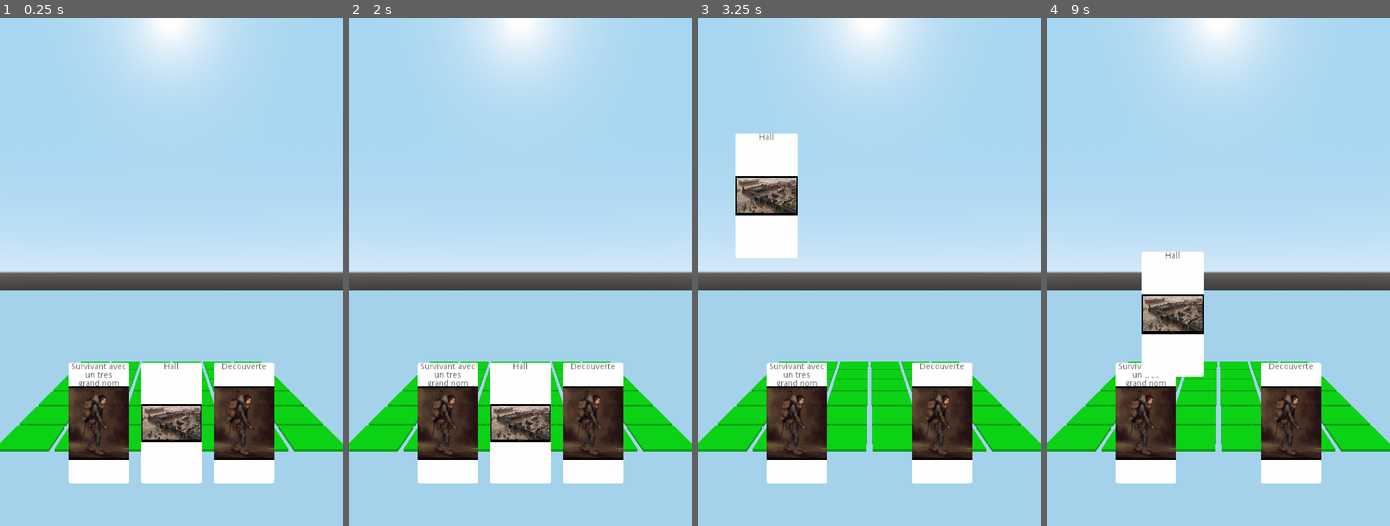
Above: before the commit, frames 1-4 (left to right).
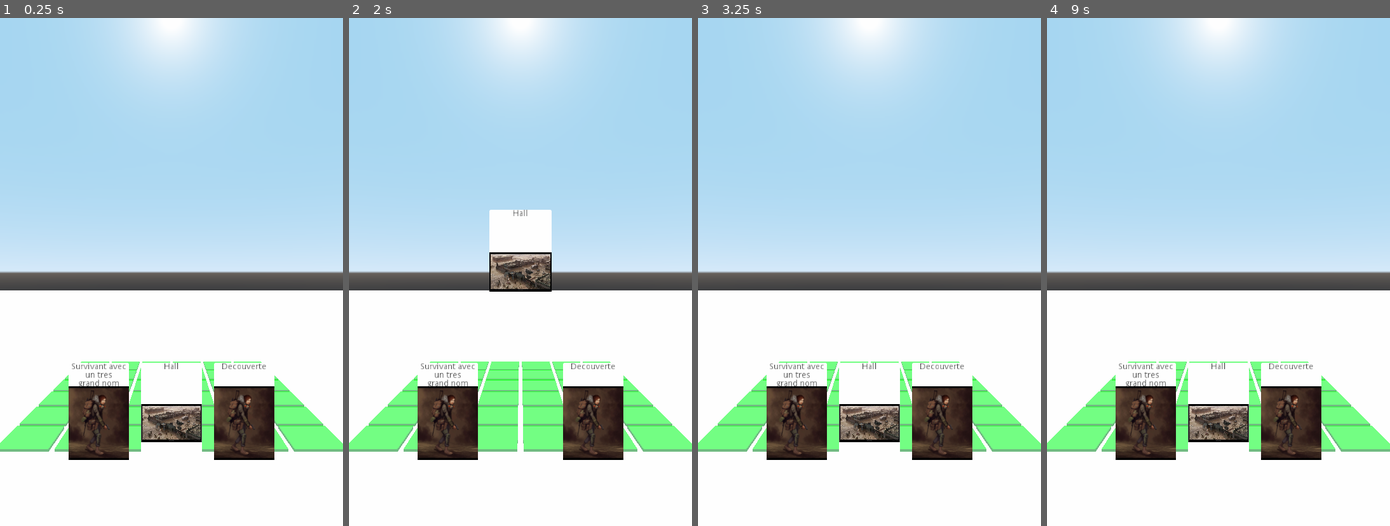
Above: after the commit, the same moments.

Repository: copsfuraxx/ProjetINFO701
Game: Godot game, scene res://Main.tscn
Same seed, same stepped clock (60 frames per second), same inputs: the game is played once before the commit and once after it.
Inputs (mouse positions are in pixels of both pictures, inside the frame that each line leads up to):
- Up to frame 1 (0.25 s): no input
- Up to frame 2 (2 s): tap Enter at 0.5 s; move the mouse to (595, 246) at 0.52 s; press the mouse at (595, 246) at 0.53 s; release the mouse at (595, 246) at 1.25 s; tap Space at 1.25 s; drag from (451, 297) to (503, 373) at 1.27 s
- Up to frame 3 (3.25 s): move the mouse to (903, 160) at 2.02 s; press the mouse at (903, 160) at 2.03 s; release the mouse at (903, 160) at 2.75 s; tap Enter at 2.75 s; drag from (852, 373) to (766, 195) at 2.77 s
- Up to frame 4 (9 s): move the mouse to (1321, 348) at 3.52 s; press the mouse at (1321, 348) at 3.53 s; release the mouse at (1321, 348) at 4.25 s; tap Space at 4.25, 5.75 s; drag from (1115, 195) to (1167, 145) at 4.27 s; tap Enter at 5 s; move the mouse to (1235, 272) at 5.02 s; press the mouse at (1235, 272) at 5.03 s; release the mouse at (1235, 272) at 5.75 s; drag from (1167, 145) to (1149, 297) at 5.77 s; move the mouse to (1293, 246) at 6.52 s; press the mouse at (1293, 246) at 6.53 s; release the mouse at (1293, 246) at 7.25 s; drag from (1149, 297) to (1201, 373) at 7.27 s; move the mouse to (1252, 160) at 8.02 s; press the mouse at (1252, 160) at 8.03 s; release the mouse at (1252, 160) at 8.75 s; drag from (1201, 373) to (1115, 195) at 8.77 s

The runs differ from the first frame. In frame 1, 34% of the frame differs, in the area x 0-100%, y 53-100%; in frame 2, 40%; in frame 3, 42%, in the area x 0-100%, y 22-100%; in frame 4, 38%.
Error before the commit: Invalid get index 'position' (on base: 'InputEventKey'). (res://CameraCarte.gd:32)

Commit message:
refonte propre de l'interaction tactile + début menu build bâtiment

Diff:
--- a/Annuler.tscn
+++ b/Annuler.tscn
@@ -1,7 +1,4 @@
-[gd_scene load_steps=4 format=2]
-
-[sub_resource type="BoxShape" id=3]
-extents = Vector3( 0.325, 0.325, 0.001 )
+[gd_scene load_steps=3 format=2]
 
 [sub_resource type="SpatialMaterial" id=2]
 albedo_color = Color( 1, 0, 0, 1 )
@@ -10,12 +7,7 @@
 material = SubResource( 2 )
 size = Vector2( 0.65, 0.65 )
 
-[node name="KinematicBody" type="KinematicBody" groups=["Button", "Non"]]
-
-[node name="CollisionShape" type="CollisionShape" parent="."]
-shape = SubResource( 3 )
-
-[node name="Annuler" type="MeshInstance" parent="."]
+[node name="MeshInstance" type="MeshInstance"]
 mesh = SubResource( 1 )
 
 [node name="Label3D" type="Label3D" parent="."]
--- a/CameraCamp.gd
+++ b/CameraCamp.gd
@@ -1,48 +1,50 @@
 extends Camera
 
-enum Etat{Sleep, Awake}
+enum Etat{}
 
 var ray
 var mouse_position = null
 var mouse_position_past = null
 var click_position
-var click = false
-var etat = Etat.Sleep
+var etat
+var build
+var draged = true
 
 func _ready():
 # Create the RayCast
 	ray = $RayCast
+	stop()
 
 func _input(event):
-	if(etat == Etat.Sleep):
-		return
-	if Input.is_action_just_pressed("click") :
-		var to = project_ray_normal(event.position) * 10
-		ray.cast_to = to
-		ray.enabled = true
-	if Input.is_action_pressed("click"):
-		if mouse_position != null:
-			mouse_position_past = mouse_position
-		mouse_position = event.position
-		click_position = translation + project_ray_normal(event.position)
-		click = true
-	if Input.is_action_just_released("click"):
-		click = false
-		mouse_position = null
-		mouse_position_past = null
+	if event is InputEventScreenDrag:
+		translate(Vector3(-event.relative.x / 100, event.relative.y / 100, .0))
+		draged = true
+	elif event is InputEventScreenTouch and !event.is_pressed():
+		if draged:
+			draged = false
+		else:
+			ray.cast_to = project_ray_normal(event.position) * 10
+			ray.enabled = true
 
 func _physics_process(_delta):
-	if(etat == Etat.Sleep):
-		return
-	if click and mouse_position_past != null:
-		var x = translation.x - (mouse_position.x - mouse_position_past.x) / 120
-		var z = translation.z - (mouse_position.y - mouse_position_past.y) / 120
-		translation = Vector3(x, translation.y, z)
-	click = false
+	if ray.is_colliding() and ray.get_collider().is_in_group("Case"):
+		var case = ray.get_collider()
+		ray.enabled = false
+		build.translation = case.translation
 
 func wakeup(b):
+	build = b
 	make_current()
-	b.translation.x = .5
-	b.translation.z = .5
-	$"../".add_child(b)
-	etat = Etat.Awake
+	build.translation.x = .5
+	build.translation.z = .5
+	$"../".add_child(build)
+	#etat = Etat.Awake
+	start()
+
+func stop():
+	set_physics_process(false)
+	set_process_input(false)
+
+func start():
+	set_physics_process(true)
+	set_process_input(true)
--- a/CameraCarte.gd
+++ b/CameraCarte.gd
@@ -1,70 +1,69 @@
 extends Camera
 
-enum Etat{ Main, Carte_Selected, Sleep, Awake}
+enum Etat{ Main, Carte_Selected}
 
 var ray
-var triger = false
+var draged = false
 var timer = .0
-var mouse_position
+var mouse_position = Vector2.ZERO
 var card
-var etat
+var etat = Etat.Main
 
 func _ready():
 # Create the RayCast
 	ray = $RayCast
-	etat = Etat.Main
+	ray.enabled = false
 
 func _input(event):
-	if(etat == Etat.Sleep):
-		return
-	if Input.is_action_just_pressed("click") :
-		var to = project_ray_normal(event.position) * 10
-		ray.cast_to = to
-		ray.enabled = true
-	elif etat == Etat.Main and Input.is_action_just_released("click") and triger:
-		triger = false
-		if card.drop() == 1:
-			etat = Etat.Carte_Selected
-			$"../MenuSelect".visible = true
-		else:
-			card = null
-	if Input.is_action_pressed("click"):
+	if event is InputEventScreenTouch:
+		if !draged and !ray.enabled:
+			ray.cast_to = project_ray_normal(event.position) * 10
+			ray.enabled = true
+		elif draged and !event.is_pressed():
+			draged = false
+			if card.drop() == 1:
+				etat = Etat.Carte_Selected
+				$"../MenuSelect".visible = true
+			else:
+				card = null
+	if event is InputEventScreenDrag and draged:
 		mouse_position = translation + project_ray_normal(event.position)
 
 func _physics_process(delta):
-	if(etat == Etat.Sleep):
-		return
 	if etat == Etat.Main:
 		drag(delta)
 	elif etat == Etat.Carte_Selected:
 		if ray.is_colliding():
 			var o = ray.get_collider()
-			if o.is_in_group("Button"):
-				if o.is_in_group("Oui"):
-					$"..".visible = false
-					etat = Etat.Sleep
-					$"../../Camp/Camera".wakeup(load("res://Maison.tscn").instance())
+			if o.is_in_group("Button") and o.is_in_group("Oui"):
+				$"..".visible = false
+				$"../../Camp/Camera".wakeup(load("res://Maison.tscn").instance())
 				reset()
+				stop()
 			elif o.is_in_group("Carte"):
 				card.reset(o != card)
 				card = null
 				etat = Etat.Main
 				$"../MenuSelect".visible = false
 				drag(delta)
+			else:
+				reset()
 		elif ray.enabled:
 			reset()
 
 func drag(delta):
-	if ray.is_colliding() and ray.get_collider().is_in_group("Carte"):
+	if ray.enabled and !ray.is_colliding():
+		ray.enabled = false
+	elif ray.is_colliding() and ray.get_collider().is_in_group("Carte"):
 		card = ray.get_collider()
 		card.drag()
 		ray.enabled = false
-		triger = true
-		timer = 0
-	if triger and timer > 0.1:
+		draged = true
+		timer = .0
+	if draged and timer > 0.1:
 		var p = mouse_position * translation.distance_to(card.translation)
 		card.translation = Vector3(p.x, p.y, card.translation.z)
-	elif triger:
+	elif draged:
 		timer += delta
 
 func reset():
@@ -73,3 +72,12 @@
 	etat = Etat.Main
 	$"../MenuSelect".visible = false
 	ray.enabled = false
+	draged = false
+
+func stop():
+	set_physics_process(false)
+	set_process_input(false)
+
+func start():
+	set_physics_process(true)
+	set_process_input(true)
--- a/ChoixCarte.gd
+++ b/ChoixCarte.gd
@@ -29,4 +29,5 @@
 		var c = scene.instance()
 		c.setCard(carte, x, -1.25)
 		x+= 0.6
-		add_child(c)
+		$"../".call_deferred("add_child", c)
+	$"../".call_deferred("remove_child", self)
--- a/ChoixCarte.tscn
+++ b/ChoixCarte.tscn
@@ -6,7 +6,6 @@
 [ext_resource path="res://ChoixCarte.gd" type="Script" id=4]
 
 [node name="ChoixCarte" type="Spatial"]
-script = ExtResource( 4 )
 
 [node name="Camera" type="Camera" parent="."]
 transform = Transform( 1, 0, 0, 0, 1, 0, 0, 0, 1, 0, 0, 3 )
@@ -23,3 +22,6 @@
 
 [node name="Valider" parent="MenuSelect" instance=ExtResource( 1 )]
 transform = Transform( 0.8, 0, 0, 0, 0.8, 0, 0, 0, 0.8, 0.55, 0.9, 0 )
+
+[node name="Init" type="Spatial" parent="."]
+script = ExtResource( 4 )
--- a/GreenCase.tres
+++ b/GreenCase.tres
@@ -1,7 +1,8 @@
 [gd_resource type="CubeMesh" load_steps=2 format=2]
 
 [sub_resource type="SpatialMaterial" id=1]
-albedo_color = Color( 0, 1, 0, 1 )
+flags_transparent = true
+albedo_color = Color( 0, 1, 0, 0.882353 )
 
 [resource]
 material = SubResource( 1 )
--- a/GreenCase.tscn
+++ b/GreenCase.tscn
@@ -5,7 +5,7 @@
 [sub_resource type="BoxShape" id=1]
 extents = Vector3( 0.45, 0.05, 0.45 )
 
-[node name="StaticBody" type="StaticBody"]
+[node name="StaticBody" type="StaticBody" groups=["Case"]]
 
 [node name="Case" type="MeshInstance" parent="."]
 mesh = ExtResource( 1 )
--- a/Main.tscn
+++ b/Main.tscn
@@ -9,3 +9,6 @@
 
 [node name="ChoixCarte" parent="." instance=ExtResource( 2 )]
 transform = Transform( 1, 0, 0, 0, 1, 0, 0, 0, 1, 0, 3, 6 )
+
+[node name="DirectionalLight" type="DirectionalLight" parent="."]
+transform = Transform( 1, 0, 0, 0, -4.37114e-08, 1, 0, -1, -4.37114e-08, 0, 5, 0 )
--- a/project.godot
+++ b/project.godot
@@ -57,6 +57,11 @@
  ]
 }
 
+[input_devices]
+
+pointing/emulate_touch_from_mouse=true
+pointing/emulate_mouse_from_touch=false
+
 [layer_names]
 
 2d_physics/layer_1="Click"
